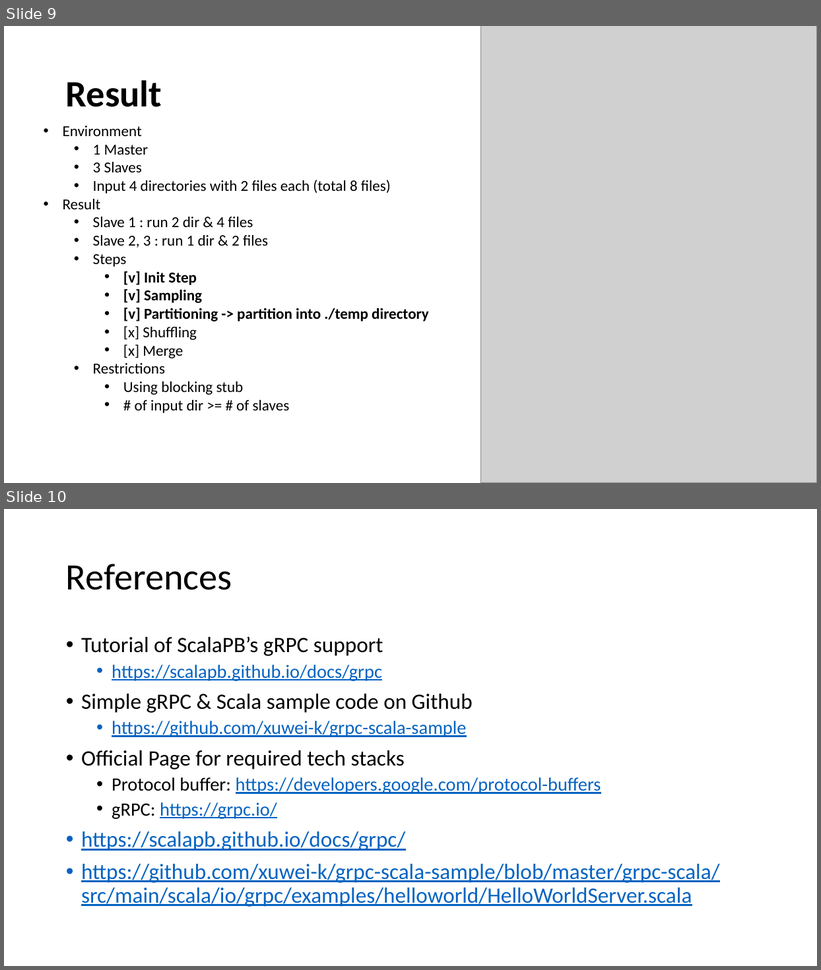
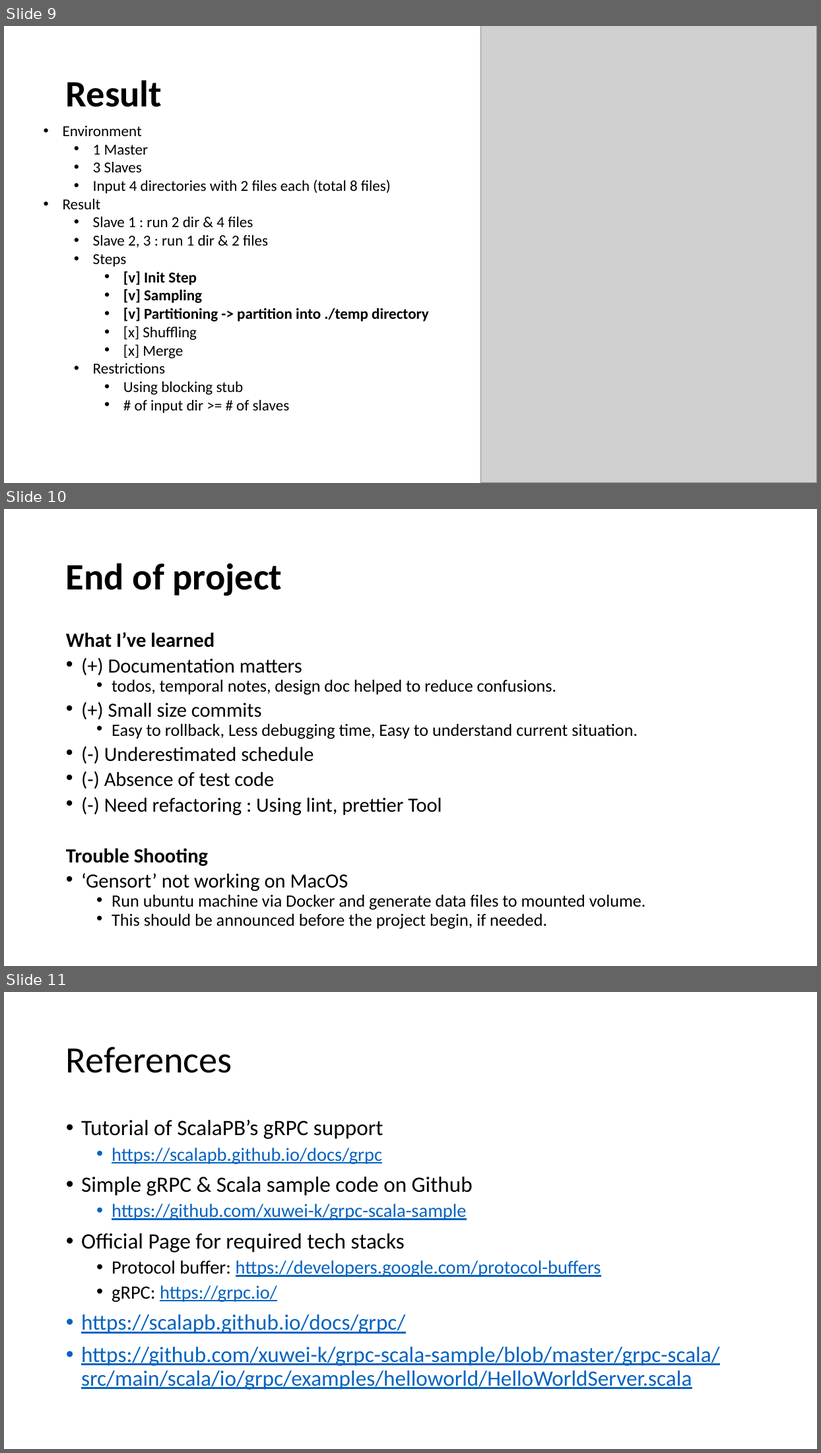
Before and after one commit to KisukPark/cs434-doc, a slide deck: project/projec-final-report.pptx. Shown one above the other, each under a label of ours: slides 9 and 10 before the commit, slides 9, 10 and 11 after it. The pictures are 821x970 and 821x1453 pixels, drawn with LibreOffice and Linux fonts; fonts in the diff are those of the drawing; grey boxes stand for pictures. Boxes give left, top, right and bottom in pixels: in the first picture for what was removed or moved away, otherwise in the second. Text is boxed around its words. In the diff, an @@ line names an element or a change of style, - is before the commit and + after.

Commit message:
Add 'end of project' page to final report

```diff
--- a/project/projec-final-report.pptx
+++ b/project/projec-final-report.pptx
@@ slide 10 added at (4, 509, 817, 966), background #FFFFFF @@
@@ title added at (66, 563, 283, 596), 44 pt, text #000000, bold @@
+End of project
@@ text added at (66, 632, 646, 929), 20.4 pt, text #000000 @@
+What I’ve learned
+• (+) Documentation matters
+  • todos, temporal notes, design doc helped to reduce confusions.
+• (+) Small size commits
+  • Easy to rollback, Less debugging time, Easy to understand current situation.
+• (-) Underestimated schedule
+• (-) Absence of test code
+• (-) Need refactoring : Using lint, prettier Tool
+Trouble Shooting
+• ‘Gensort’ not working on MacOS
+  • Run ubuntu machine via Docker and generate data files to mounted volume.
+  • This should be announced before the project begin, if needed.
@@ what was slide 10 is now slide 11 @@
```
Also in this commit, not shown: 1 other file.
